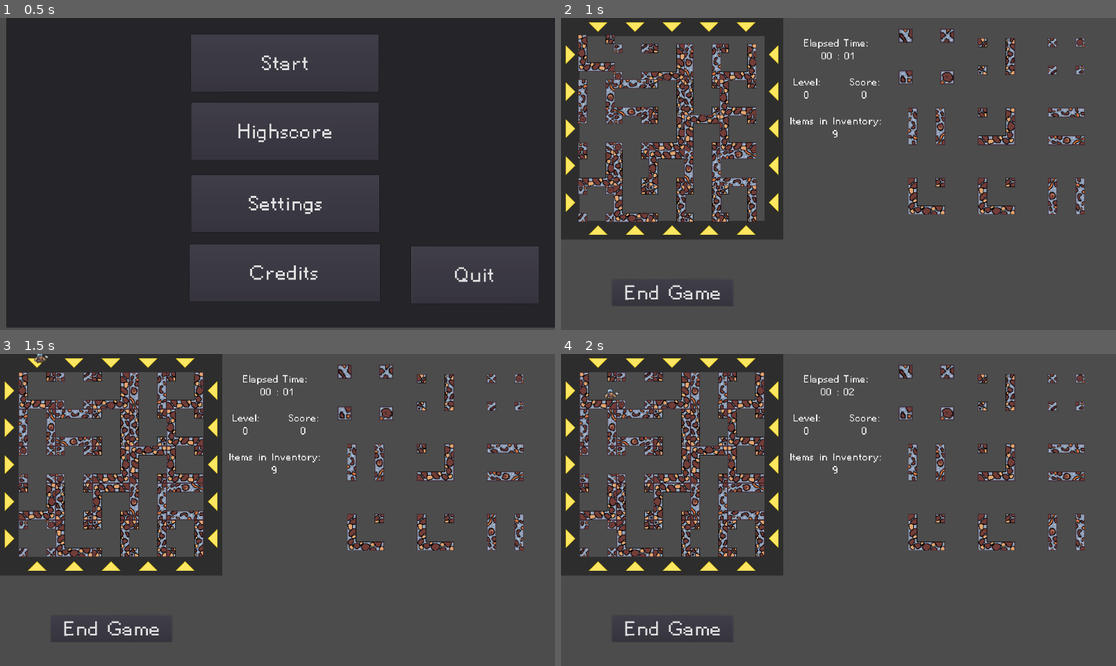
Above: before the commit, frames 1-4 (two rows, left to right).
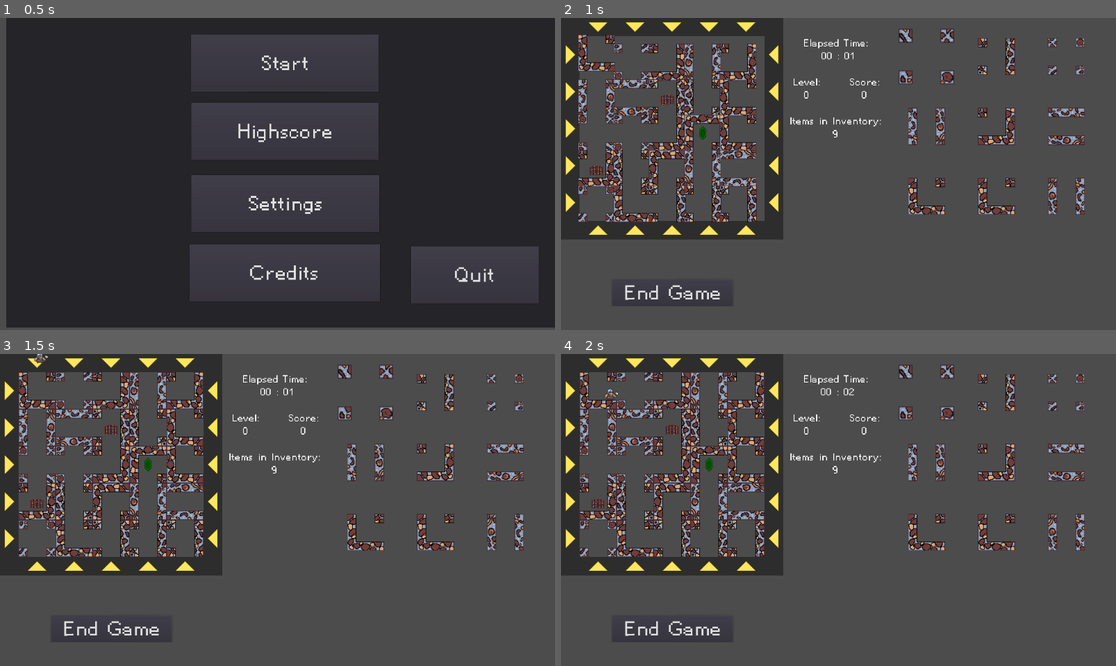
Above: after the commit, the same moments.

Repository: DorianSnowball/amazeing-mine
Game: Godot game, scene res://menu.tscn
Two runs of this game, one before a commit and one after it. Both use one fixed random seed, a clock stepped at 60 frames per second and the inputs below. The engine's default icon, where the game draws it, is replaced by a stand-in: a white triangle on a blue panel in a dark square. Sound files missing from this copy of the repository are replaced by a short silence.
Inputs:
- Up to frame 1 (0.5 s): no input
- Up to frame 2 (1 s): click "Start" at 0.5 s
- Up to frame 3 (1.5 s): hold D (move_right) from 1.28 s (still down); tap R (rope) at 1.35 s
- Up to frame 4 (2 s): keep holding D (move_right); tap Space (jump) at 1.52 s

Frame 1 is identical in both runs. In frame 2, 0.2% of the frame differs, in the area x 5-27%, y 24-51%; in frame 3, 0.2%, in the area x 5-28%, y 22-50%; in frame 4, 0.2%.
Error in both runs: Unable to iterate on object of type 'Nil'. (res://Highscore.gd:29)

Commit message:
changed looping behaviour

Diff:
--- a/game/Gamefield.gd
+++ b/game/Gamefield.gd
@@ -92,6 +92,7 @@
 
             field[i][j] = getRandomTile(Vector2(0,fieldsize_height*tile_scaling*tile_basesize+100), true)
             j+=1
+        generateTileItem(row)
         i+=1
         j=0
 
--- a/game/Music.gd
+++ b/game/Music.gd
@@ -10,13 +10,34 @@
 # Called when the node enters the scene tree for the first time.
 func _ready():
 
+    var dir = Directory.new()
+
+    if dir.open("res://Audio/Background/") == OK:
+        dir.list_dir_begin()
+        var file_name = dir.get_next()
+        while file_name != "":
+            if dir.current_is_dir():
+                print("Found directory: " + file_name)
+            else:
+                if file_name.ends_with(".mp3"):
+                    var fqn = dir.get_current_dir()+"/"+file_name
+                    print("Loaded " + fqn)
+                    var stream = load(fqn) as AudioStreamMP3
+                    stream.loop = false
+                    tracks[fqn] = stream
+
+            file_name = dir.get_next()
+    else:
+        print("An error occurred when trying to access the path.")
+
+
     next_level(0)
     start_play(queued)
      # Replace with function body.
 
 var tracks = {}
 func start_play(audio):
-    print("Start playing")
+    #print("Start playing")
 
     player.stream = tracks[audio]
     player.play()
@@ -25,15 +46,14 @@
 
 
 func next_level(level):
-    queued = "res://Audio/LD48_("+str(level+1)+").mp3"
-    var stream
-    if not queued in tracks:
-        stream = load(queued) as AudioStreamMP3
-        stream.loop = false
-        tracks[queued] = stream
-    print("queued next level ", level)
+    var fqn = "res://Audio/Background/LD48_("+str(level+1)+").mp3"
 
+    if fqn in tracks:
+        #print("queued next level ", level+1)
+        queued = fqn
+    else:
+        print("no track for next level ", level+1)
 
 func _on_track_finished():
-    print("old track finished")
+    #print("old track finished")
     start_play(queued)
Not shown, added: game/Audio/Background/LD48_(1).mp3.import
Not shown, added: game/Audio/Background/LD48_(2).mp3.import
Not shown, added: game/Audio/Background/LD48_(3).mp3.import
Not shown, added: game/Audio/Background/LD48_(4).mp3.import
Not shown, removed: game/Audio/LD48_(1).mp3.import
Not shown, removed: game/Audio/LD48_(2).mp3.import
Not shown, removed: game/Audio/LD48_(3).mp3.import
Not shown, added: game/Audio/Background/LD48_(1).mp3
Not shown, added: game/Audio/Background/LD48_(2).mp3
Not shown, added: game/Audio/Background/LD48_(3).mp3
Not shown, added: game/Audio/Background/LD48_(4).mp3
Not shown, removed: game/Audio/LD48_(3).mp3
